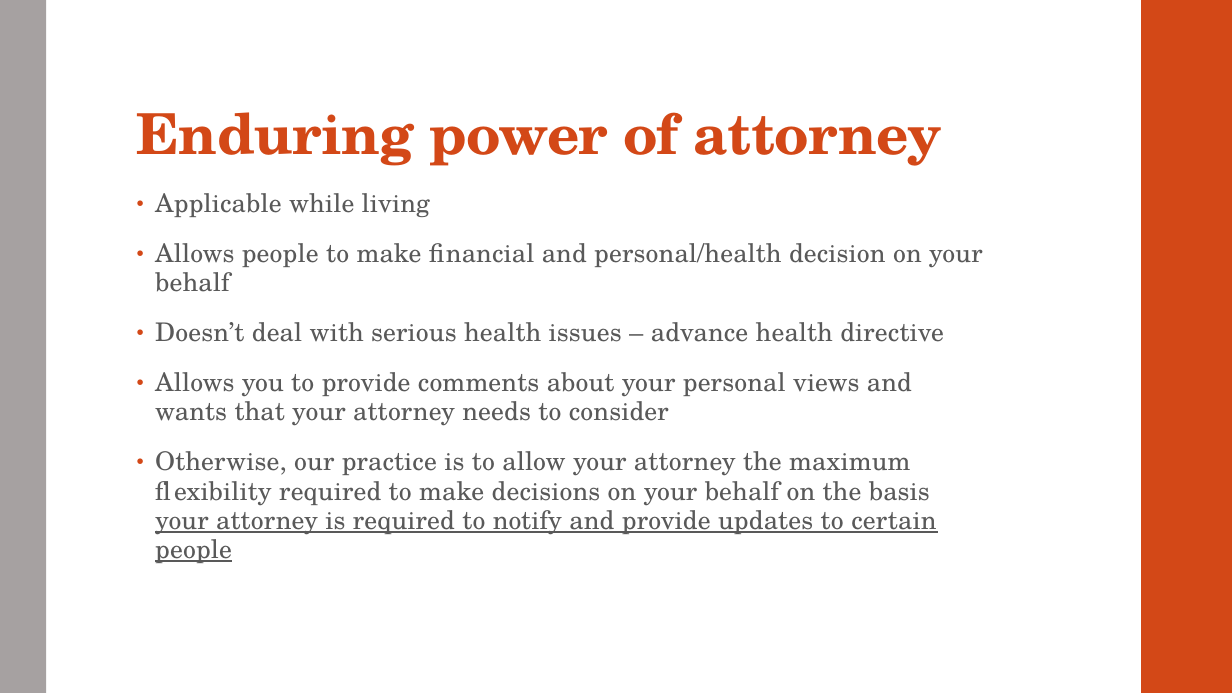
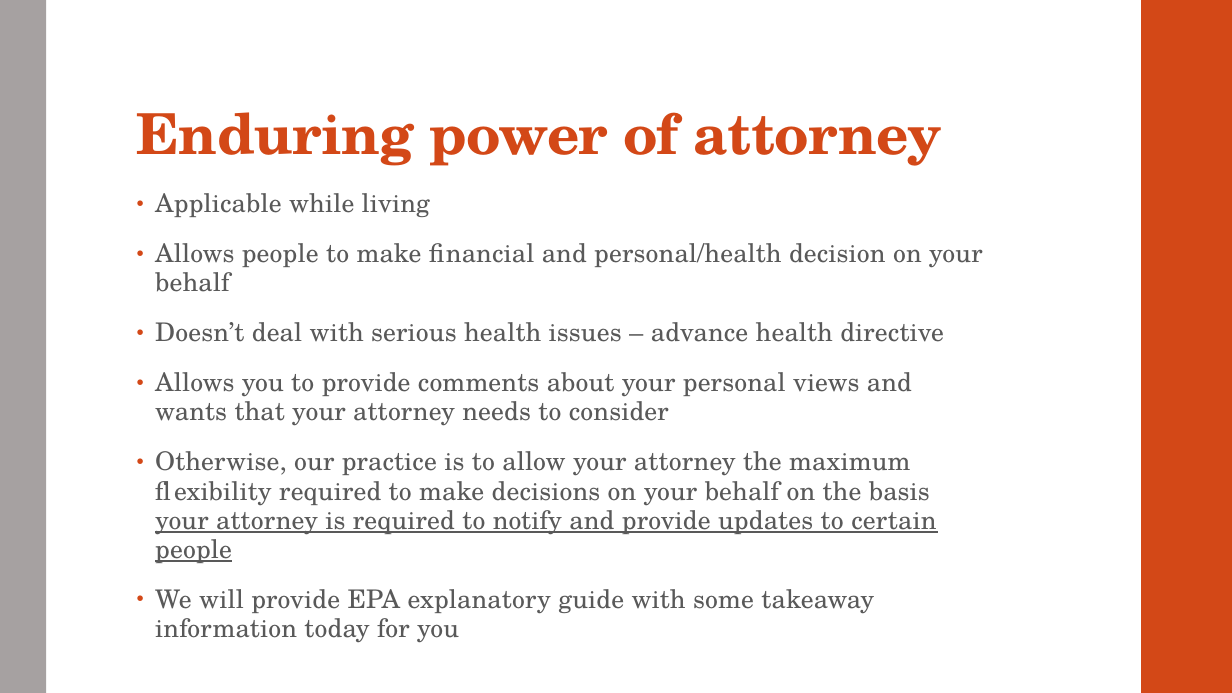
Before and after one commit to dariuschats/dariuschats.github.io, a slide deck: slide 45 of downloadables/other/Estate planning/Estate Planning Meeting Slides.pptx (slide 43 before the commit). Drawn at 1232x693 pixels with LibreOffice and Linux fonts; fonts in the diff are those of the drawing. Boxes give left, top, right and bottom in pixels: in the first picture for what was removed or moved away, otherwise in the second. Text is boxed around its words. In the diff, an @@ line names an element or a change of style, - is before the commit and + after.

```diff
--- a/downloadables/other/Estate planning/Estate Planning Meeting Slides.pptx
+++ b/downloadables/other/Estate planning/Estate Planning Meeting Slides.pptx
@@ text at (155,589,874,643): paragraph added @@
+• We will provide EPA explanatory guide with some takeaway information today for you
```
Also in this commit, not shown: 12 other slides changed, 2 slides added, 1 other file.
